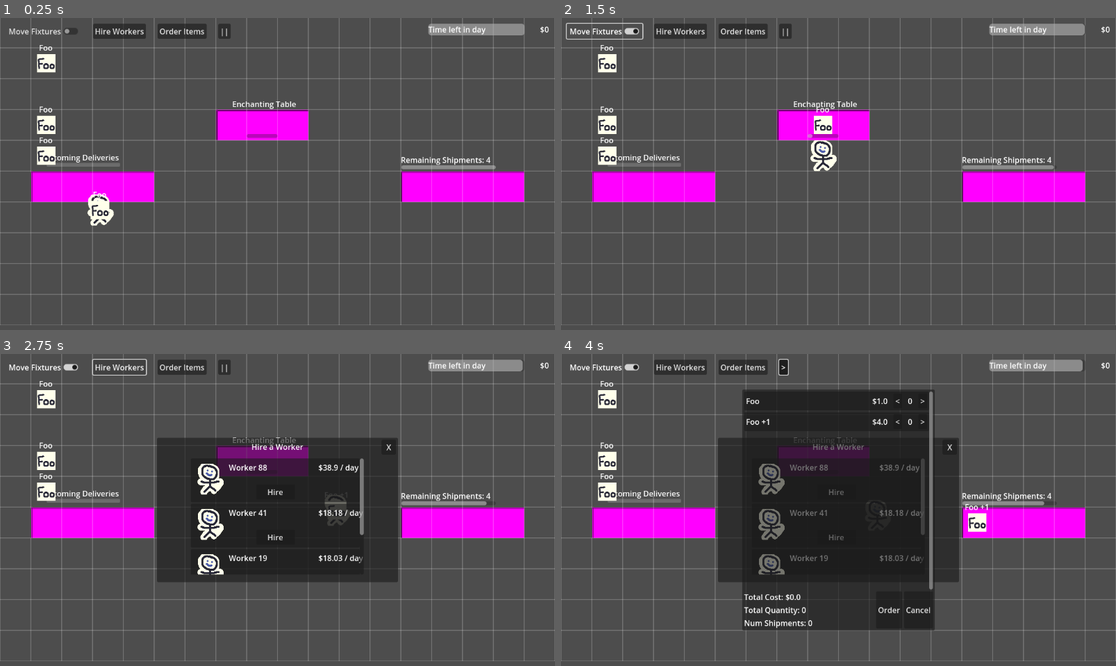
Above: before the commit, frames 1-4 (two rows, left to right).
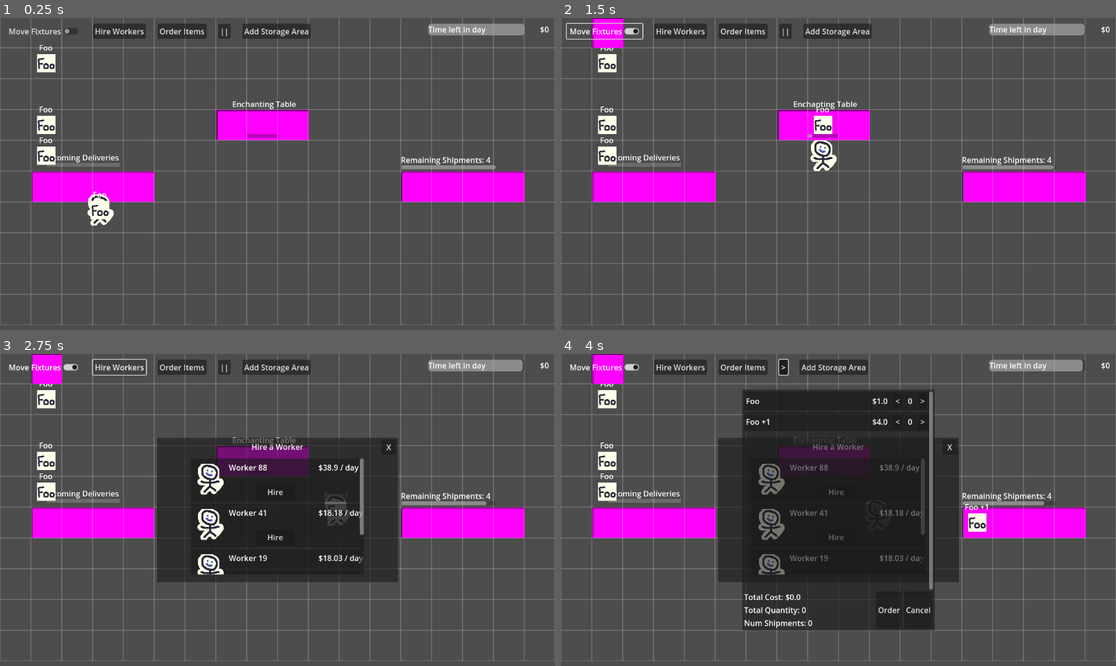
Above: after the commit, the same moments.

Repository: wpuerner/fantasy_factory
Game: Godot game, scene res://scenes/main.tscn
Same seed, same stepped clock (60 frames per second), same inputs: the game is played once before the commit and once after it.
Inputs (mouse positions are in pixels of both pictures, inside the frame that each line leads up to):
- Up to frame 1 (0.25 s): no input
- Up to frame 2 (1.5 s): click (838, 30) at 0.5 s, where only the run after the commit has a clickable "Add Storage Area"; click "Move Fixtures" at 1.25 s
- Up to frame 3 (2.75 s): click "Hire Workers" at 2 s
- Up to frame 4 (4 s): click "Order Items" at 2.75 s; click "||" at 3.5 s

The runs differ from the first frame. In frame 1, 0.5% of the frame differs, in the area x 43-56%, y 1-7%; in frame 2, 1.0%; in frame 3, 1.0%; in frame 4, 1.1%, in the area x 5-56%, y 0-10%.

Commit message:
Create and edit storage areas

Diff:
--- a/resources/grid/grid_resource.gd
+++ b/resources/grid/grid_resource.gd
@@ -110,7 +110,6 @@
 	var global_position: Vector2
 	var coord: Vector2i
 	var object
-	var is_storage = false
 
 	func is_open():
 		return object == null
@@ -119,11 +118,16 @@
 		return is_instance_valid(object)
 
 	func pop_item():
+		if object != null and object.has_method("pop_item"):
+			return object.pop_item()
 		var temp = object
 		object = null
 		item_was_popped.emit()
 		return temp
 
 	func drop_item(item: Item):
+		if object != null and object.has_method("drop_item"):
+			object.drop_item(item)
+			return
 		object = item
 		item.global_position = global_position
--- /dev/null
+++ b/resources/storage_area_tool_mode/storage_area_tool_mode.gd
@@ -0,0 +1,25 @@
+class_name StorageAreaToolMode extends Resource
+
+signal mode_changed
+signal settings_changed
+
+enum Mode {NONE, PLACING}
+
+var active_mode: Mode = Mode.NONE:
+	set(value):
+		active_mode = value
+		mode_changed.emit()
+
+var priority: int = 5:
+	set(value):
+		priority = value
+		settings_changed.emit()
+
+func toggle_placing() -> void:
+	if active_mode == Mode.PLACING:
+		active_mode = Mode.NONE
+	else:
+		active_mode = Mode.PLACING
+
+func is_active() -> bool:
+	return active_mode != Mode.NONE
--- /dev/null
+++ b/resources/storage_area_tool_mode/storage_area_tool_mode.tres
@@ -0,0 +1,6 @@
+[gd_resource type="Resource" script_class="StorageAreaToolMode" load_steps=2 format=3]
+
+[ext_resource type="Script" path="res://resources/storage_area_tool_mode/storage_area_tool_mode.gd" id="1"]
+
+[resource]
+script = ExtResource("1")
--- a/resources/storage_areas/storage_areas_resource.gd
+++ b/resources/storage_areas/storage_areas_resource.gd
@@ -16,3 +16,6 @@
 	if open_cell == null:
 		print_debug("There were no open storage cells")
 	return open_cell
+
+func remove_storage_area(storage_area: StorageArea):
+	storage_areas.erase(storage_area)
--- a/scenes/buyer/buyer.tscn
+++ b/scenes/buyer/buyer.tscn
@@ -35,6 +35,7 @@
 height = 1
 priority = 1000
 system_only = true
+player_editable = false
 
 [node name="ProgressBar" type="ProgressBar" parent="."]
 anchors_preset = 5
--- a/scenes/main.gd
+++ b/scenes/main.gd
@@ -8,6 +8,7 @@
 @export var end_of_day_window: Control
 @export var grid_resource: GridResource
 @export var bankrupt_label: Control
+@export var storage_area_tool_mode: StorageAreaToolMode
 
 @onready var money_resource = preload("res://resources/money/money_resource.tres")
 @onready var furniture_resource = preload("res://resources/furniture/furniture_resource.tres")
@@ -25,6 +26,9 @@
 
 func _ready():
 	money_resource.amount_changed.connect(_on_money_amount_changed)
+
+	# Wire up storage area tool
+	$StorageAreaPainter.context_popup = $SubViewport/StorageAreaContextPopup
 
 	for i in range(4):
 		var foo = item_resource.create_from_template("Foo")
@@ -72,3 +76,7 @@
 
 func _on_end_of_day_window_bankrupted():
 	bankrupt_label.open()
+
+
+func _on_storage_areas_button_pressed():
+	storage_area_tool_mode.toggle_placing()
--- a/scenes/main.tscn
+++ b/scenes/main.tscn
@@ -15,6 +15,9 @@
 [ext_resource type="PackedScene" uid="uid://dvp8pi7s4fp52" path="res://scenes/ui/message_feed/message_feed.tscn" id="9_ya4ey"]
 [ext_resource type="PackedScene" uid="uid://bt8lgqs8quuht" path="res://scenes/ui/bankrupt/bankrupt_label.tscn" id="13_trceg"]
 [ext_resource type="PackedScene" uid="uid://bjl4fm1n66juw" path="res://scenes/world/camera/game_camera.tscn" id="15_jkv2x"]
+[ext_resource type="PackedScene" path="res://scenes/storage_area_tool/storage_area_painter.tscn" id="16_painter"]
+[ext_resource type="PackedScene" uid="uid://djmhlxwxgixw8" path="res://scenes/storage_area_tool/storage_area_context_popup.tscn" id="17_popup"]
+[ext_resource type="Resource" path="res://resources/storage_area_tool_mode/storage_area_tool_mode.tres" id="18_toolmode"]
 
 [sub_resource type="NavigationPolygon" id="NavigationPolygon_tipki"]
 vertices = PackedVector2Array(672, 279, 672, 167, 2681, 25.78125, 2681, 1763, 12.953125, 1.21875, 432, 167, 10.0390625, 1763, 432, 279)
@@ -34,6 +37,7 @@
 end_of_day_window = NodePath("SubViewport/EndOfDayWindow")
 grid_resource = ExtResource("2_85g3d")
 bankrupt_label = NodePath("SubViewport/BankruptLabel")
+storage_area_tool_mode = ExtResource("18_toolmode")
 
 [node name="DayTimer" type="Timer" parent="."]
 wait_time = 120.0
@@ -106,6 +110,12 @@
 [node name="PauseButton" parent="SubViewport/MarginContainer2/HBoxContainer" instance=ExtResource("6_a8y0u")]
 layout_mode = 2
 
+[node name="StorageAreasButton" type="Button" parent="SubViewport/MarginContainer2/HBoxContainer"]
+layout_mode = 2
+text = "Add Storage Area"
+
+[node name="StorageAreaContextPopup" parent="SubViewport" instance=ExtResource("17_popup")]
+
 [node name="TaskPane" parent="SubViewport" instance=ExtResource("6_choun")]
 visible = false
 
@@ -149,10 +159,13 @@
 [node name="GameCamera" parent="." instance=ExtResource("15_jkv2x")]
 position = Vector2(576, 326)
 
+[node name="StorageAreaPainter" parent="." instance=ExtResource("16_painter")]
+
 [connection signal="timeout" from="DayTimer" to="." method="_on_day_timer_timeout"]
 [connection signal="toggled" from="SubViewport/MarginContainer2/HBoxContainer/CheckButton" to="." method="_on_check_button_toggled"]
 [connection signal="pressed" from="SubViewport/MarginContainer2/HBoxContainer/HireWorkersButton" to="." method="_on_hire_workers_button_pressed"]
 [connection signal="pressed" from="SubViewport/MarginContainer2/HBoxContainer/OrderItemsButton" to="." method="_on_order_items_button_pressed"]
+[connection signal="pressed" from="SubViewport/MarginContainer2/HBoxContainer/StorageAreasButton" to="." method="_on_storage_areas_button_pressed"]
 [connection signal="worker_hired" from="SubViewport/NewWorkerWindow" to="." method="_on_new_worker_window_worker_hired"]
 [connection signal="bankrupted" from="SubViewport/EndOfDayWindow" to="." method="_on_end_of_day_window_bankrupted"]
 [connection signal="day_was_started" from="SubViewport/EndOfDayWindow" to="." method="_on_end_of_day_window_day_was_started"]
--- a/scenes/seller/seller.tscn
+++ b/scenes/seller/seller.tscn
@@ -17,6 +17,7 @@
 width = 4
 height = 1
 priority = 0
+player_editable = false
 
 [node name="TempGameObjectLabel" parent="." instance=ExtResource("2_lxjeu")]
 use_parent_material = true
--- a/scenes/storage_area/storage_area.gd
+++ b/scenes/storage_area/storage_area.gd
@@ -6,33 +6,72 @@
 @export var height: int = 2
 @export var priority: int = 5
 @export var system_only: bool = false
+@export var player_editable: bool = true
 @export var grid_resource: GridResource
 @export var storage_areas_resource: StorageAreasResource
 
-var cells: Array[GridResource.Cell] = []
+var storage_cells: Array[StorageAreaCell] = []
 
-func get_open_storage_cell(is_system = false):
+
+class StorageAreaCell:
+	signal item_was_popped()
+
+	var grid_cell: GridResource.Cell
+	var global_position: Vector2
+	var storage_area: StorageArea
+	var held_item
+
+	func _init(p_grid_cell: GridResource.Cell, p_global_position, p_storage_area) -> void:
+		grid_cell = p_grid_cell
+		global_position = p_global_position
+		storage_area = p_storage_area
+
+	func is_open() -> bool:
+		return held_item == null
+
+	func pop_item():
+		var temp = held_item
+		held_item = null
+		item_was_popped.emit()
+		return temp
+
+	func drop_item(item: Item) -> void:
+		held_item = item
+		item.global_position = grid_cell.global_position
+
+func get_open_storage_cell(is_system: bool = false) -> StorageAreaCell:
 	if not is_system and system_only:
 		return null
-	var open_cells = get_open_storage_cells(is_system)
+	var open_cells: Array = get_open_storage_cells(is_system)
 	return open_cells.front() if open_cells else null
 
-func get_open_storage_cells(is_system = false):
+func get_open_storage_cells(is_system: bool = false) -> Array:
 	if not is_system and system_only:
-		return null
-	return cells.filter(func(cell): return cell.is_open())
+		return []
+	return storage_cells.filter(func(c: StorageAreaCell): return c.is_open())
 
-func _on_item_was_popped():
+func _on_item_was_popped() -> void:
 	item_was_popped.emit()
 
-func _ready():
-	var start_coord = grid_resource.get_coordinate_from_global_position(global_position)
+func _ready() -> void:
+	var start_coord: Vector2i = grid_resource.get_coordinate_from_global_position(global_position)
 	for x in range(width):
 		for y in range(height):
-			var cell = grid_resource.get_cell_from_coord(start_coord + Vector2i(x, y))
-			cell.is_storage = true
-			cell.item_was_popped.connect(_on_item_was_popped)
-			cells.append(cell)
+			var cell: GridResource.Cell = grid_resource.get_cell_from_coord(start_coord + Vector2i(x, y))
+			var area_cell: StorageAreaCell = StorageAreaCell.new(cell, cell.global_position, self)
+			cell.object = area_cell
+			area_cell.item_was_popped.connect(_on_item_was_popped)
+			storage_cells.append(area_cell)
 	storage_areas_resource.register_storage_area(self)
 	$Sprite2D.texture.size = Vector2(width, height) * GridResource.CELL_SIZE
 	global_position = grid_resource.get_global_position_from_coordinate(start_coord)
+
+
+func remove() -> void:
+	storage_areas_resource.remove_storage_area(self)
+	for storage_cell in storage_cells:
+		if not storage_cell.is_open():
+			storage_cell.grid_cell.object = storage_cell.held_item
+		else:
+			storage_cell.grid_cell.object = null
+	queue_free()
--- a/scenes/storage_area/storage_area.tscn
+++ b/scenes/storage_area/storage_area.tscn
@@ -7,7 +7,7 @@
 [sub_resource type="PlaceholderTexture2D" id="PlaceholderTexture2D_od8nt"]
 resource_local_to_scene = true
 
-[node name="StorageArea" type="Node2D"]
+[node name="StorageArea" type="Node2D" groups=["storage_areas"]]
 script = ExtResource("1_87hvv")
 grid_resource = ExtResource("2_c2ruy")
 storage_areas_resource = ExtResource("2_od8nt")
--- /dev/null
+++ b/scenes/storage_area_tool/storage_area_context_popup.gd
@@ -0,0 +1,34 @@
+extends Control
+
+signal priority_changed(new_priority: int)
+signal delete_requested
+
+@export var tool_mode: Resource
+
+@onready var priority_spin: SpinBox = $VBoxContainer/PriorityRow/PrioritySpinBox
+@onready var delete_button: Button = $VBoxContainer/DeleteButton
+
+var _target_area: StorageArea
+
+
+func _ready() -> void:
+	priority_spin.value_changed.connect(_on_priority_changed)
+	delete_button.pressed.connect(_on_delete_pressed)
+	hide()
+
+func show_for_area(area: StorageArea, screen_pos: Vector2) -> void:
+	_target_area = area
+	priority_spin.value = area.priority
+	position = screen_pos
+	show()
+
+func _on_priority_changed(value: float) -> void:
+	_target_area.priority = int(value)
+	priority_changed.emit(int(value))
+
+func _on_delete_pressed() -> void:
+	if is_instance_valid(_target_area):
+		_target_area.remove()
+	delete_requested.emit()
+	hide()
+	_target_area = null
--- /dev/null
+++ b/scenes/storage_area_tool/storage_area_context_popup.tscn
@@ -0,0 +1,42 @@
+[gd_scene load_steps=3 format=3 uid="uid://djmhlxwxgixw8"]
+
+[ext_resource type="Script" uid="uid://bu8tow2f4fcwh" path="res://scenes/storage_area_tool/storage_area_context_popup.gd" id="1"]
+[ext_resource type="Resource" path="res://resources/storage_area_tool_mode/storage_area_tool_mode.tres" id="2"]
+
+[node name="StorageAreaContextPopup" type="Control"]
+visible = false
+layout_mode = 3
+anchors_preset = 0
+offset_right = 200.0
+offset_bottom = 100.0
+script = ExtResource("1")
+tool_mode = ExtResource("2")
+
+[node name="Panel" type="Panel" parent="."]
+layout_mode = 0
+offset_right = 200.0
+offset_bottom = 100.0
+
+[node name="VBoxContainer" type="VBoxContainer" parent="."]
+layout_mode = 0
+offset_left = 8.0
+offset_top = 8.0
+offset_right = 192.0
+offset_bottom = 92.0
+theme_override_constants/separation = 6
+
+[node name="PriorityRow" type="HBoxContainer" parent="VBoxContainer"]
+layout_mode = 2
+
+[node name="PriorityLabel" type="Label" parent="VBoxContainer/PriorityRow"]
+layout_mode = 2
+text = "Priority:"
+
+[node name="PrioritySpinBox" type="SpinBox" parent="VBoxContainer/PriorityRow"]
+layout_mode = 2
+size_flags_horizontal = 3
+value = 5.0
+
+[node name="DeleteButton" type="Button" parent="VBoxContainer"]
+layout_mode = 2
+text = "Delete Storage Area"
--- /dev/null
+++ b/scenes/storage_area_tool/storage_area_painter.gd
@@ -0,0 +1,159 @@
+extends Node2D
+
+const ToolModeClass = preload("res://resources/storage_area_tool_mode/storage_area_tool_mode.gd")
+
+@export var tool_mode: Resource
+@export var grid_resource: GridResource
+@export var context_popup: Control
+
+var storage_area_scene: PackedScene = preload("res://scenes/storage_area/storage_area.tscn")
+
+@onready var preview_sprite: Sprite2D = $PreviewSprite
+
+enum DragState {NONE, PLACING_DRAG}
+
+var _drag_state: DragState = DragState.NONE
+var _drag_start: Vector2
+var _mouse_was_pressed: bool = false
+
+
+func _ready() -> void:
+	tool_mode.mode_changed.connect(_on_mode_changed)
+	preview_sprite.visible = false
+	if not is_instance_valid(context_popup):
+		await get_tree().process_frame
+	if is_instance_valid(context_popup):
+		context_popup.delete_requested.connect(_on_context_delete)
+
+
+func _on_mode_changed() -> void:
+	_drag_state = DragState.NONE
+	var active: bool = tool_mode.is_active()
+	preview_sprite.visible = active
+	context_popup.hide()
+	if active:
+		_update_hover_preview()
+
+
+func _on_context_delete() -> void:
+	pass
+
+
+func _process(_delta: float) -> void:
+	var mouse_pressed: bool = Input.is_mouse_button_pressed(MOUSE_BUTTON_LEFT)
+	var just_pressed: bool = mouse_pressed and not _mouse_was_pressed
+	var just_released: bool = not mouse_pressed and _mouse_was_pressed
+	_mouse_was_pressed = mouse_pressed
+
+	if _is_mouse_over_popup():
+		return
+
+	if tool_mode.active_mode == ToolModeClass.Mode.PLACING:
+		if just_pressed:
+			_start_placing_drag()
+		elif mouse_pressed and _drag_state == DragState.PLACING_DRAG:
+			_update_drag_preview()
+		elif just_released and _drag_state == DragState.PLACING_DRAG:
+			_finish_placing_drag()
+		elif _drag_state == DragState.NONE:
+			_update_hover_preview()
+	else:
+		if just_pressed:
+			_handle_idle_click()
+
+
+func _handle_idle_click() -> void:
+	var mouse_pos: Vector2 = get_global_mouse_position()
+	var coord: Vector2i = grid_resource.get_coordinate_from_global_position(mouse_pos)
+	var cell: GridResource.Cell = grid_resource.get_cell_from_coord(coord)
+
+	if cell.object is StorageArea.StorageAreaCell:
+		var area: StorageArea = cell.object.storage_area
+		if area.player_editable:
+			_show_context_popup(area)
+		else:
+			context_popup.hide()
+	else:
+		context_popup.hide()
+
+
+func _is_mouse_over_popup() -> bool:
+	if not is_instance_valid(context_popup) or not context_popup.visible:
+		return false
+	var mouse_in_viewport: Vector2 = get_viewport().get_mouse_position()
+	return context_popup.get_global_rect().has_point(mouse_in_viewport)
+
+
+func _show_context_popup(area: StorageArea) -> void:
+	var screen_pos: Vector2 = get_viewport().get_canvas_transform() * area.global_position
+	screen_pos.x += 8.0
+	screen_pos.y += 8.0
+	context_popup.show_for_area(area, screen_pos)
+
+
+func _start_placing_drag() -> void:
+	_drag_state = DragState.PLACING_DRAG
+	_drag_start = grid_resource.get_snapped_global_position(get_global_mouse_position())
+	preview_sprite.global_position = _drag_start
+	preview_sprite.texture.size = Vector2(GridResource.CELL_SIZE, GridResource.CELL_SIZE)
+
+
+func _update_drag_preview() -> void:
+	var mouse_pos: Vector2 = get_global_mouse_position()
+	var s: Vector2 = grid_resource.get_snapped_global_position(mouse_pos)
+
+	var top_left: Vector2 = Vector2(min(_drag_start.x, s.x), min(_drag_start.y, s.y))
+	var size: Vector2 = Vector2(abs(s.x - _drag_start.x) + GridResource.CELL_SIZE, abs(s.y - _drag_start.y) + GridResource.CELL_SIZE)
+
+	preview_sprite.global_position = top_left
+	preview_sprite.texture.size = size
+
+
+func _finish_placing_drag() -> void:
+	_drag_state = DragState.NONE
+
+	var mouse_pos: Vector2 = get_global_mouse_position()
+	var s: Vector2 = grid_resource.get_snapped_global_position(mouse_pos)
+
+	var start_coord: Vector2i = grid_resource.get_coordinate_from_global_position(_drag_start)
+	var end_coord: Vector2i = grid_resource.get_coordinate_from_global_position(s)
+
+	var min_coord: Vector2i = Vector2i(min(start_coord.x, end_coord.x), min(start_coord.y, end_coord.y))
+	var max_coord: Vector2i = Vector2i(max(start_coord.x, end_coord.x), max(start_coord.y, end_coord.y))
+
+	var area_width: int = max_coord.x - min_coord.x + 1
+	var area_height: int = max_coord.y - min_coord.y + 1
+
+	for x in range(area_width):
+		for y in range(area_height):
+			var cell: GridResource.Cell = grid_resource.get_cell_from_coord(min_coord + Vector2i(x, y))
+			if not cell.is_open():
+				_update_hover_preview()
+				return
+
+	var top_left_pos: Vector2 = grid_resource.get_global_position_from_coordinate(min_coord)
+
+	var storage_area: StorageArea = storage_area_scene.instantiate()
+	storage_area.width = area_width
+	storage_area.height = area_height
+	storage_area.priority = tool_mode.priority
+	storage_area.global_position = top_left_pos
+	get_parent().add_child(storage_area)
+
+	tool_mode.active_mode = ToolModeClass.Mode.NONE
+
+
+func _update_hover_preview() -> void:
+	if tool_mode.active_mode != ToolModeClass.Mode.PLACING:
+		return
+	var mouse_pos: Vector2 = get_global_mouse_position()
+	var s: Vector2 = grid_resource.get_snapped_global_position(mouse_pos)
+	preview_sprite.global_position = s
+	preview_sprite.texture.size = Vector2(GridResource.CELL_SIZE, GridResource.CELL_SIZE)
+
+
+func _exit_tree() -> void:
+	if is_instance_valid(tool_mode):
+		tool_mode.mode_changed.disconnect(_on_mode_changed)
+	if is_instance_valid(context_popup) and context_popup.delete_requested.is_connected(_on_context_delete):
+		context_popup.delete_requested.disconnect(_on_context_delete)
--- /dev/null
+++ b/scenes/storage_area_tool/storage_area_painter.tscn
@@ -0,0 +1,18 @@
+[gd_scene load_steps=5 format=3]
+
+[ext_resource type="Script" path="res://scenes/storage_area_tool/storage_area_painter.gd" id="1"]
+[ext_resource type="Resource" path="res://resources/grid/grid_resource.tres" id="2"]
+[ext_resource type="Resource" path="res://resources/storage_area_tool_mode/storage_area_tool_mode.tres" id="3"]
+
+[sub_resource type="PlaceholderTexture2D" id="PlaceholderTexture2D_preview"]
+size = Vector2(64, 64)
+
+[node name="StorageAreaPainter" type="Node2D"]
+script = ExtResource("1")
+tool_mode = ExtResource("3")
+grid_resource = ExtResource("2")
+
+[node name="PreviewSprite" type="Sprite2D" parent="."]
+texture = SubResource("PlaceholderTexture2D_preview")
+modulate = Color(0, 1, 0, 0.35)
+centered = false
--- /dev/null
+++ b/scenes/storage_area_tool/storage_area_tool_window.tscn
@@ -0,0 +1,105 @@
+[gd_scene load_steps=3 format=3 uid="uid://ds5hc8e3nnfn1"]
+
+[ext_resource type="Resource" path="res://resources/storage_area_tool_mode/storage_area_tool_mode.tres" id="2"]
+
+[sub_resource type="GDScript" id="GDScript_mormy"]
+script/source = "extends Control
+
+const ToolModeClass = preload(\"res://resources/storage_area_tool_mode/storage_area_tool_mode.gd\")
+
+@export var tool_mode: Resource
+
+@onready var priority_spin: SpinBox = $VBoxContainer/PriorityRow/PrioritySpinBox
+@onready var place_button: Button = $VBoxContainer/PlaceButton
+@onready var delete_button: Button = $VBoxContainer/DeleteButton
+
+
+func _ready() -> void:
+	priority_spin.value = tool_mode.priority
+	priority_spin.value_changed.connect(_on_priority_changed)
+	place_button.toggled.connect(_on_place_toggled)
+	delete_button.toggled.connect(_on_delete_toggled)
+	tool_mode.mode_changed.connect(_on_tool_mode_changed)
+
+
+func _on_priority_changed(value: float) -> void:
+	tool_mode.priority = int(value)
+
+
+func _on_place_toggled(button_pressed: bool) -> void:
+	if button_pressed:
+		tool_mode.active_mode = ToolModeClass.Mode.PLACING
+		delete_button.set_pressed_no_signal(false)
+	else:
+		if tool_mode.active_mode == ToolModeClass.Mode.PLACING:
+			tool_mode.active_mode = ToolModeClass.Mode.NONE
+
+
+func _on_delete_toggled(button_pressed: bool) -> void:
+	if button_pressed:
+		tool_mode.active_mode = ToolModeClass.Mode.DELETING
+		place_button.set_pressed_no_signal(false)
+	else:
+		if tool_mode.active_mode == ToolModeClass.Mode.DELETING:
+			tool_mode.active_mode = ToolModeClass.Mode.NONE
+
+
+func _on_tool_mode_changed() -> void:
+	if tool_mode.active_mode == ToolModeClass.Mode.NONE:
+		place_button.set_pressed_no_signal(false)
+		delete_button.set_pressed_no_signal(false)
+	elif tool_mode.active_mode == ToolModeClass.Mode.PLACING:
+		place_button.set_pressed_no_signal(true)
+		delete_button.set_pressed_no_signal(false)
+	elif tool_mode.active_mode == ToolModeClass.Mode.DELETING:
+		place_button.set_pressed_no_signal(false)
+		delete_button.set_pressed_no_signal(true)
+"
+
+[node name="StorageAreaToolWindow" type="Control"]
+visible = false
+layout_mode = 3
+anchors_preset = 0
+offset_right = 240.0
+offset_bottom = 140.0
+script = SubResource("GDScript_mormy")
+tool_mode = ExtResource("2")
+
+[node name="VBoxContainer" type="VBoxContainer" parent="."]
+layout_mode = 0
+offset_right = 240.0
+offset_bottom = 140.0
+theme_override_constants/separation = 8
+
+[node name="TitleLabel" type="Label" parent="VBoxContainer"]
+layout_mode = 2
+text = "Storage Area Tool"
+
+[node name="InfoLabel" type="Label" parent="VBoxContainer"]
+layout_mode = 2
+text = "Click & drag to size"
+
+[node name="PriorityRow" type="HBoxContainer" parent="VBoxContainer"]
+layout_mode = 2
+
+[node name="PriorityLabel" type="Label" parent="VBoxContainer/PriorityRow"]
+layout_mode = 2
+text = "Priority:"
+
+[node name="PrioritySpinBox" type="SpinBox" parent="VBoxContainer/PriorityRow"]
+layout_mode = 2
+size_flags_horizontal = 3
+value = 5.0
+
+[node name="HSeparator" type="HSeparator" parent="VBoxContainer"]
+layout_mode = 2
+
+[node name="PlaceButton" type="Button" parent="VBoxContainer"]
+layout_mode = 2
+toggle_mode = true
+text = "Place Storage Area"
+
+[node name="DeleteButton" type="Button" parent="VBoxContainer"]
+layout_mode = 2
+toggle_mode = true
+text = "Delete Storage Area"
Not shown, added: resources/storage_area_tool_mode/storage_area_tool_mode.gd.uid
Not shown: 1 places in scenes/main.tscn that only renumber resources
Not shown, added: scenes/storage_area_tool/storage_area_context_popup.gd.uid
Not shown, added: scenes/storage_area_tool/storage_area_painter.gd.uid
